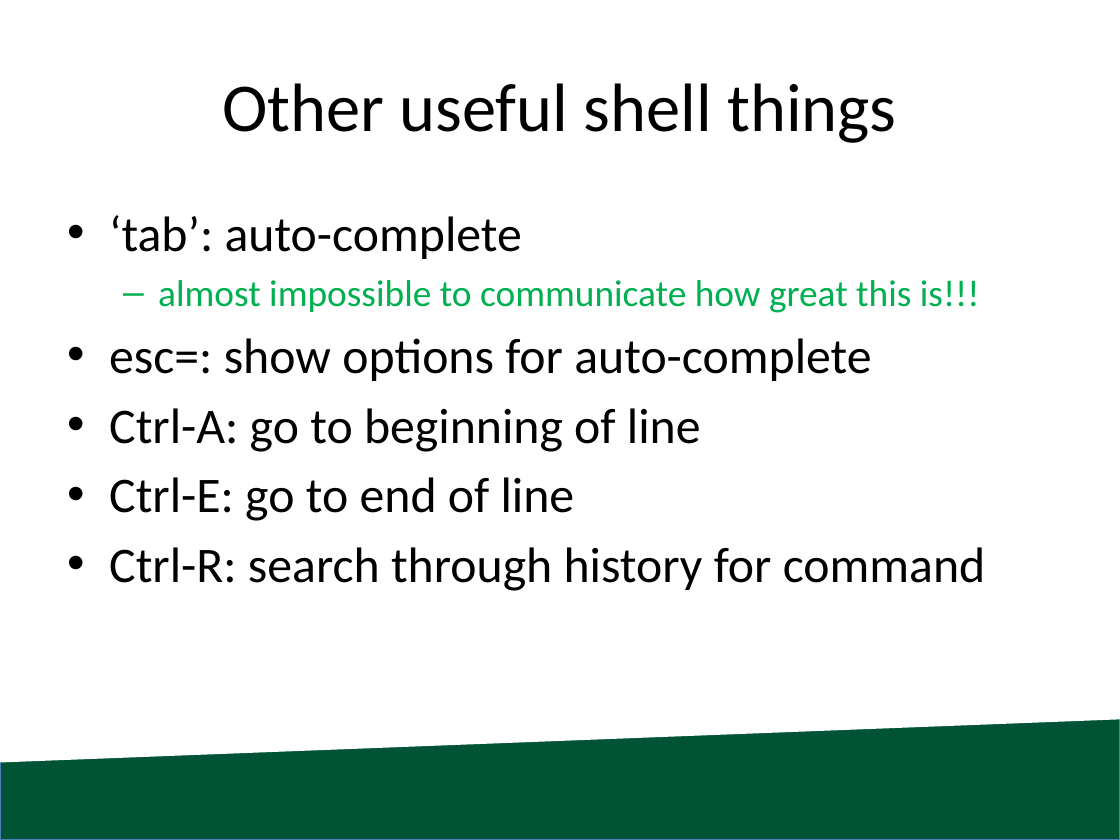
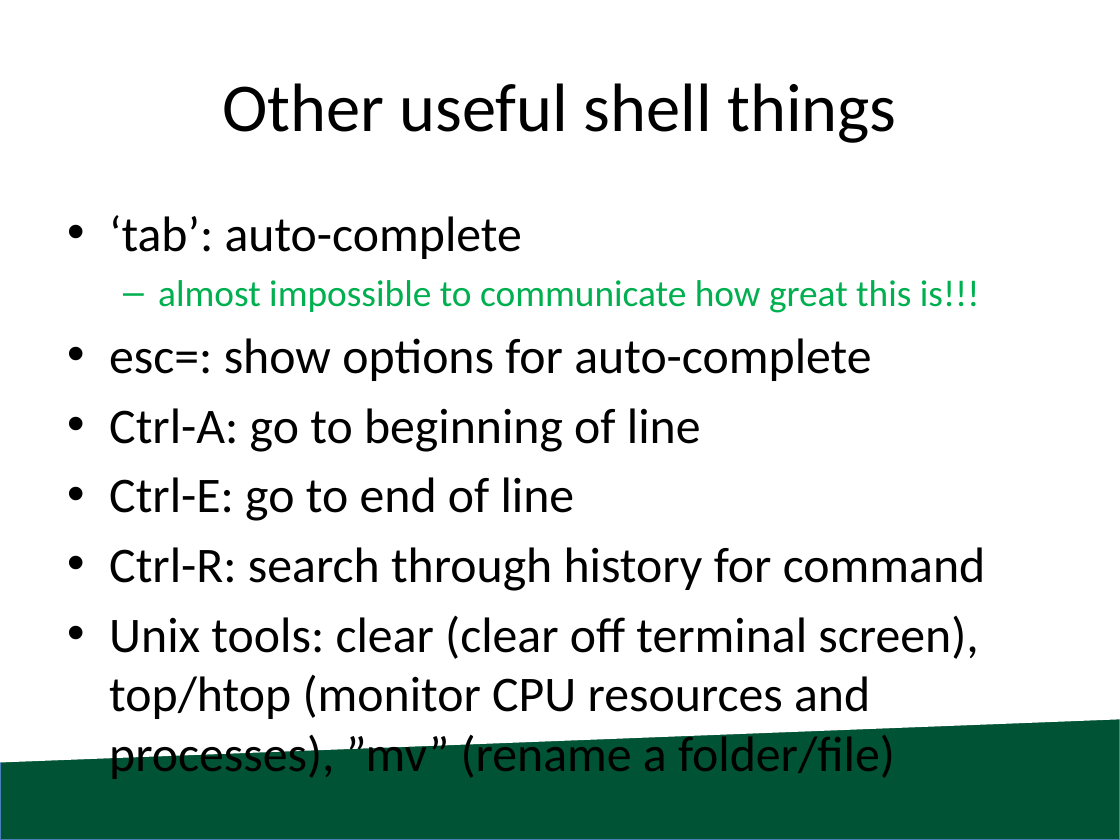
Before and after one commit to blessley/cis330, a slide deck: slide 23 of lab2/CIS330_S18_Lab2.pptx (slide 22 before the commit). Drawn at 1120x840 pixels with LibreOffice and Linux fonts; fonts in the diff are those of the drawing; background and template pictures are left out. Boxes give left, top, right and bottom in pixels: in the first picture for what was removed or moved away, otherwise in the second. Text is boxed around its words. In the diff, an @@ line names an element or a change of style, - is before the commit and + after.

```diff
--- a/lab2/CIS330_S18_Lab2.pptx
+++ b/lab2/CIS330_S18_Lab2.pptx
@@ text at (109,616,978,779): paragraph added @@
+• Unix tools: clear (clear off terminal screen), top/htop (monitor CPU resources and processes), ”mv” (rename a folder/file)
```
Also in this commit, not shown: 5 other slides changed, 1 slide added, 5 other files.
